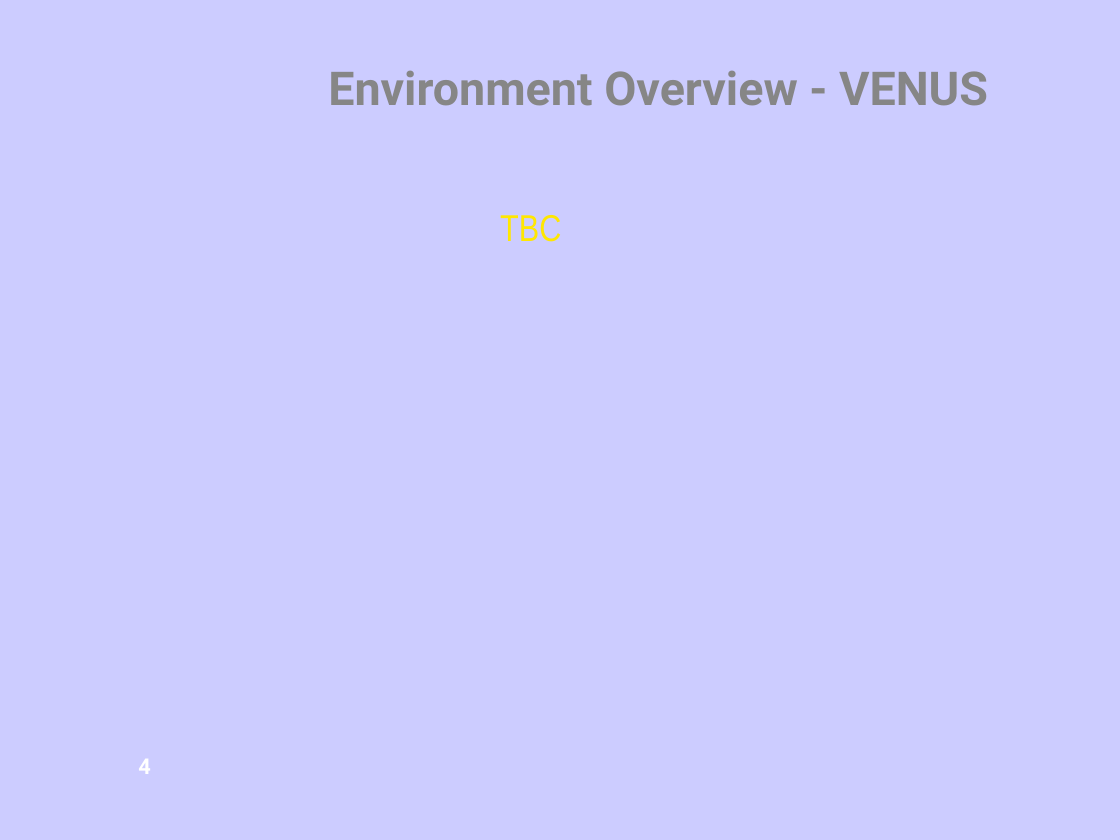
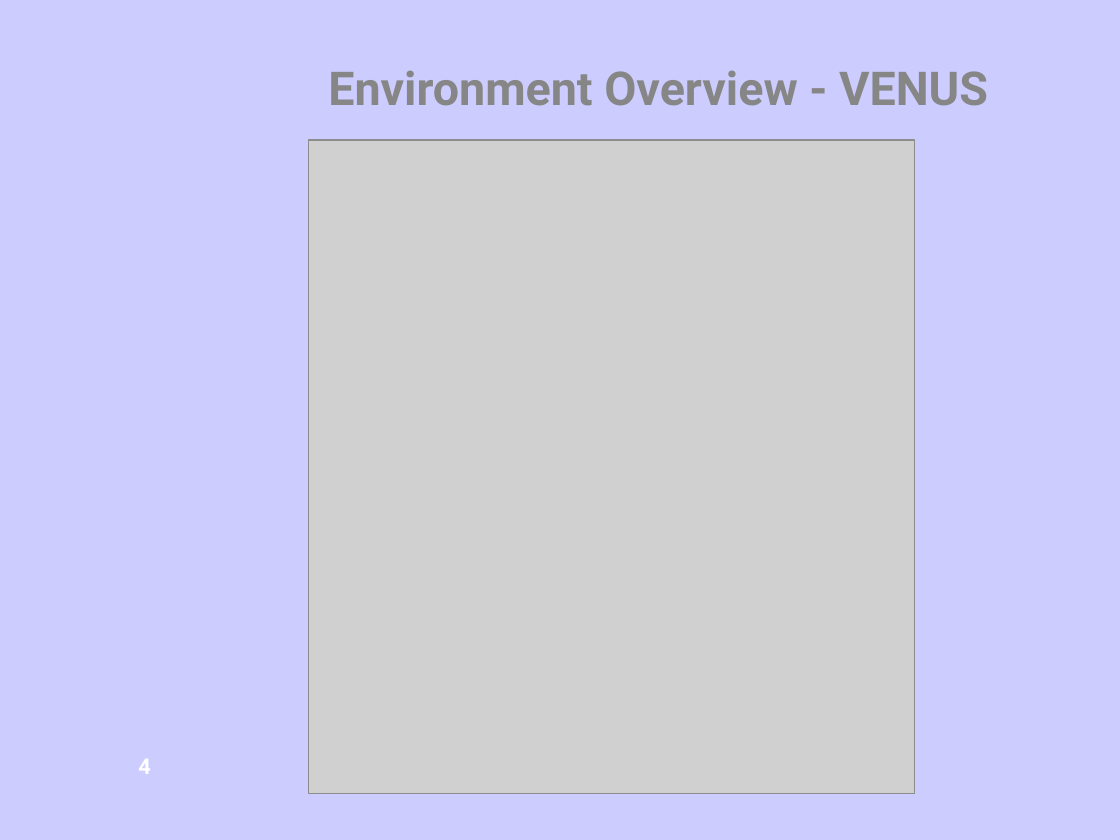
Before and after one commit to pandaasu/ANZregional, a slide deck: slide 4 of DOCUMENTATION/ICS/ON_CALL/Callout_presentation.ppt. Drawn at 1120x840 pixels with LibreOffice and Linux fonts; fonts in the diff are those of the drawing; grey boxes stand for pictures; background and template pictures are left out. Boxes give left, top, right and bottom in pixels: in the first picture for what was removed or moved away, otherwise in the second. Text is boxed around its words. In the diff, an @@ line names an element or a change of style, - is before the commit and + after.

```diff
--- a/DOCUMENTATION/ICS/ON_CALL/Callout_presentation.ppt
+++ b/DOCUMENTATION/ICS/ON_CALL/Callout_presentation.ppt
@@ picture added at bbox=[309, 140, 915, 793] @@
@@ text removed at bbox=[500, 215, 561, 242] @@
-TBC
```
Also in this commit, not shown: 3 other slides changed, 8 slides added.
